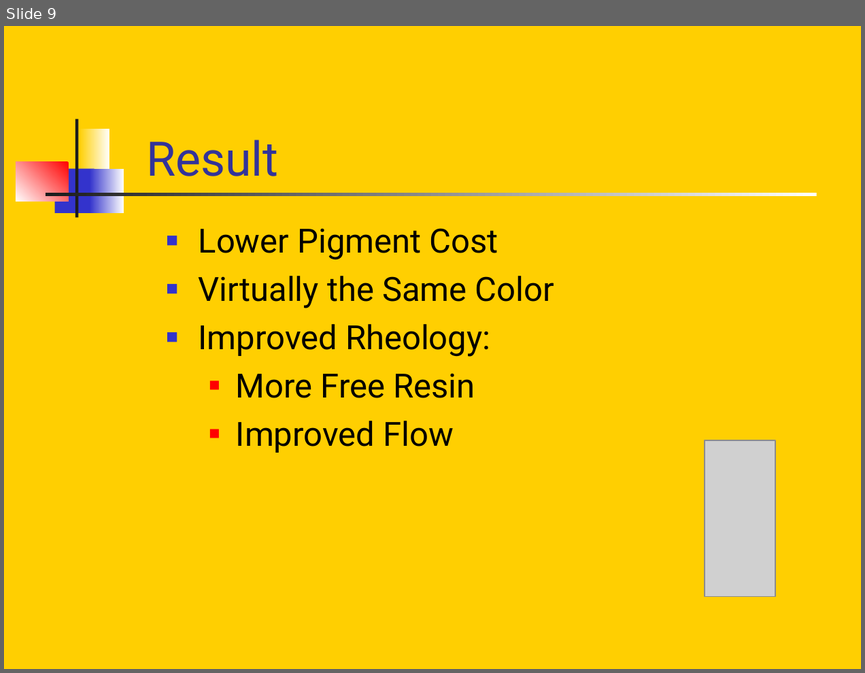
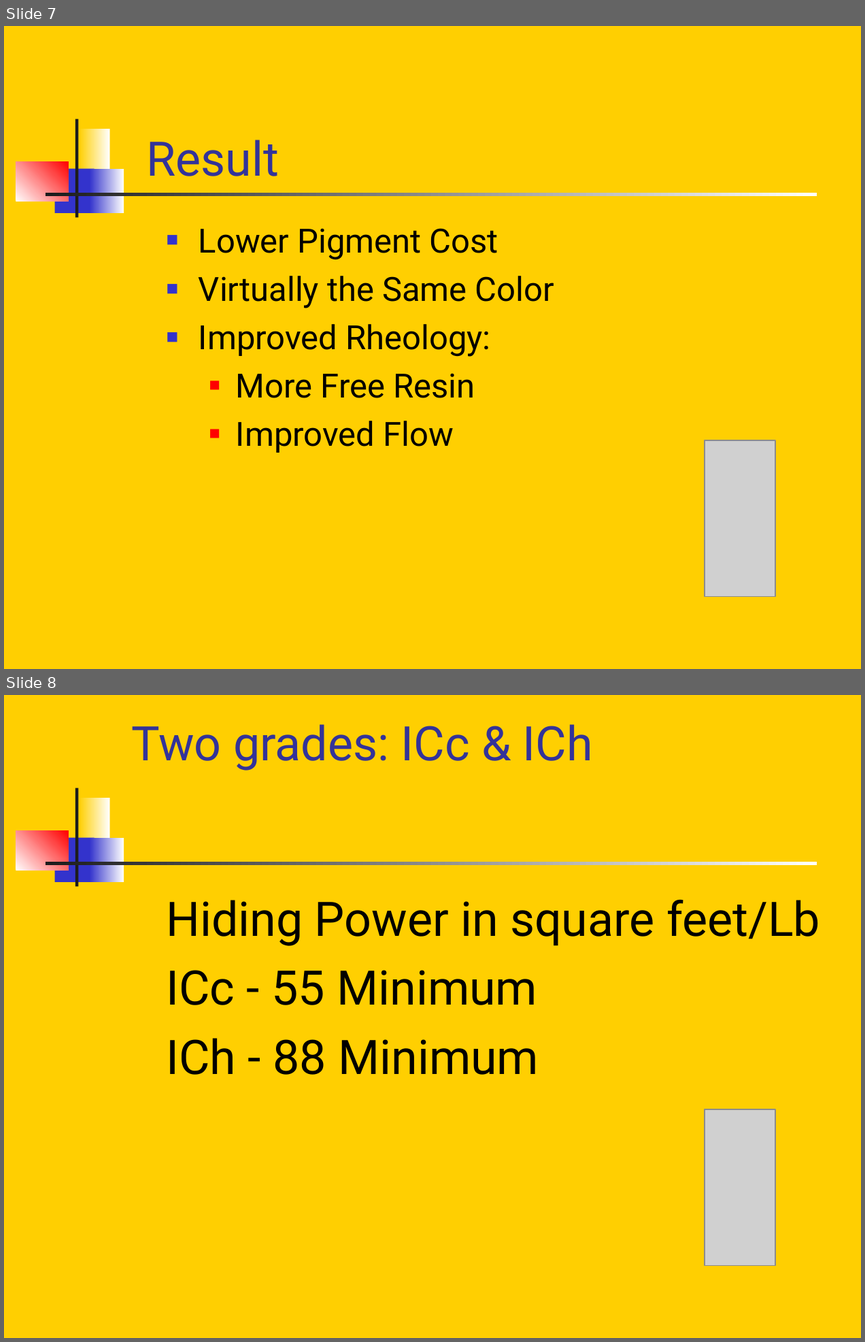
Before and after one commit to sirrice/safepigment, a slide deck: docs/safeyellowic.ppt. Shown one above the other, each under a label of ours: slide 9 before the commit, slides 7 and 8 after it. The pictures are 865x673 and 865x1342 pixels, drawn with LibreOffice and Linux fonts; fonts in the diff are those of the drawing; grey boxes stand for pictures. Boxes give left, top, right and bottom in pixels: in the first picture for what was removed or moved away, otherwise in the second. Text is boxed around its words. In the diff, an @@ line names an element or a change of style, - is before the commit and + after.

```diff
--- a/docs/safeyellowic.ppt
+++ b/docs/safeyellowic.ppt
@@ slide 8 added at [4,695,861,1338], background #FFCF01; not listed: 6 template elements that a slide beside it also shows @@
@@ title added at [132,724,593,770], 40 pt, text #333399 @@
+Two grades: ICc & ICh
@@ text added at [167,899,820,1074], 40 pt, text #000000 @@
+Hiding Power in square feet/Lb
+ICc - 55 Minimum
+ICh - 88 Minimum
@@ picture added at [705,1109,775,1265] @@
@@ what was slide 9 is now slide 7 @@
```
Also in this commit, not shown: 7 other slides changed, 2 slides removed.
